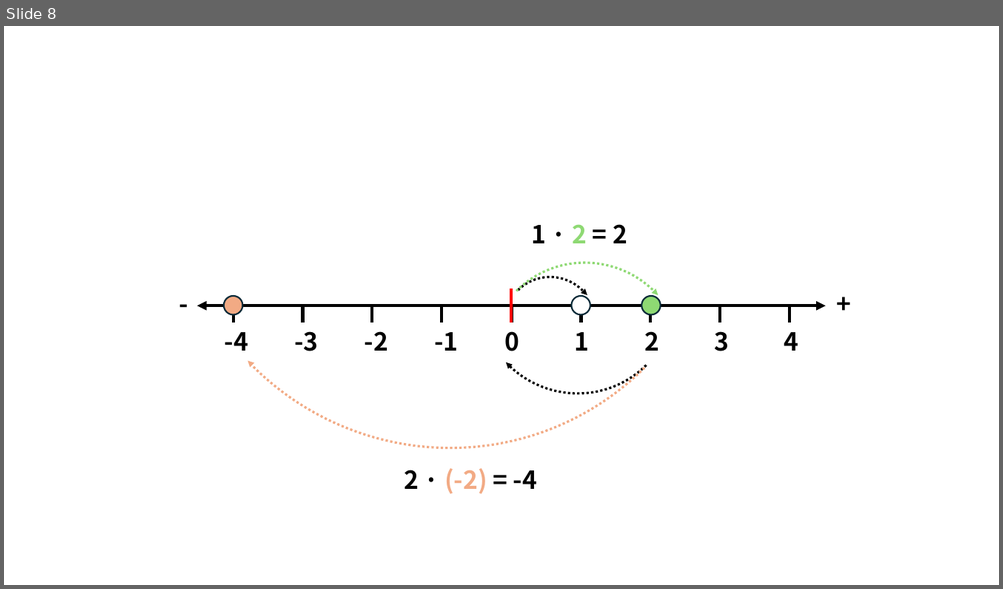
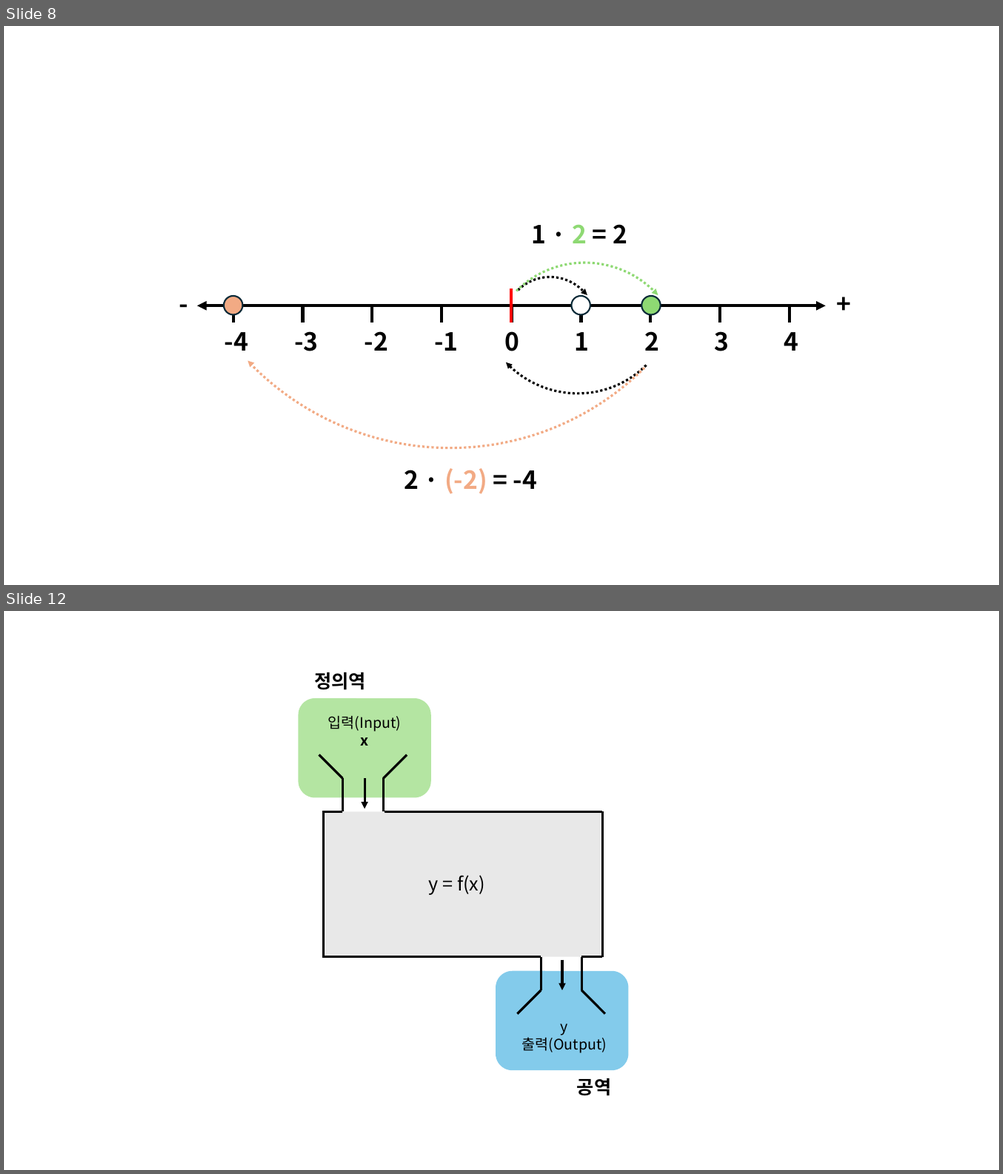
Before and after one commit to corn1200/GameMath-example, a slide deck: img/그림.pptx. Shown one above the other, each under a label of ours: slide 8 before the commit, slides 8 and 12 after it; the slides between them are not shown. The pictures are 1003x589 and 1003x1174 pixels, drawn with LibreOffice and Linux fonts; fonts in the diff are those of the drawing. Boxes give left, top, right and bottom in pixels: in the first picture for what was removed or moved away, otherwise in the second. Text is boxed around its words. In the diff, an @@ line names an element or a change of style, - is before the commit and + after.

```diff
--- a/img/그림.pptx
+++ b/img/그림.pptx
@@ slide 12 added at (x1=4, y1=611, x2=999, y2=1170), background #FFFFFF @@
@@ text added at (x1=314, y1=672, x2=366, y2=690), 18 pt, text #000000, bold @@
+정의역
@@ rounded rectangle added at (x1=298, y1=698, x2=431, y2=797), fill #B4E5A2 @@
@@ text added at (x1=328, y1=715, x2=401, y2=746), 14 pt, text #000000 @@
+입력(Input)
+x
@@ group added at (x1=318, y1=755, x2=407, y2=812): 4 lines @@
@@ arrow added from (364, 779) to (364, 809), #000000 2.25 pt @@
@@ rectangle added at (x1=322, y1=812, x2=602, y2=957), fill #E8E8E8 @@
@@ line added from (343, 812) to (322, 812), #000000 2.25 pt @@
@@ line added from (324, 812) to (324, 957), #000000 2.25 pt @@
@@ line added from (603, 812) to (384, 812), #000000 2.25 pt @@
@@ line added from (603, 812) to (603, 957), #000000 2.25 pt @@
@@ text added at (x1=429, y1=875, x2=485, y2=895), 18 pt, text #000000 @@
+y = f(x)
@@ line added from (541, 957) to (322, 957), #000000 2.25 pt @@
@@ line added from (541, 957) to (541, 991), #000000 2.25 pt @@
@@ arrow added from (562, 960) to (562, 991), #000000 2.25 pt @@
@@ line added from (581, 957) to (581, 991), #000000 2.25 pt @@
@@ line added from (603, 957) to (581, 957), #000000 2.25 pt @@
@@ rounded rectangle added at (x1=495, y1=971, x2=629, y2=1071), fill #83CBEB @@
@@ line added from (541, 991) to (518, 1014), #000000 2.25 pt @@
@@ line added from (581, 991) to (606, 1014), #000000 2.25 pt @@
@@ text added at (x1=522, y1=1024, x2=607, y2=1054), 14 pt, text #000000 @@
+y
+출력(Output)
@@ text added at (x1=577, y1=1079, x2=611, y2=1096), 18 pt, text #000000, bold @@
+공역
```
Also in this commit, not shown: 8 other slides added, 10 other files.
